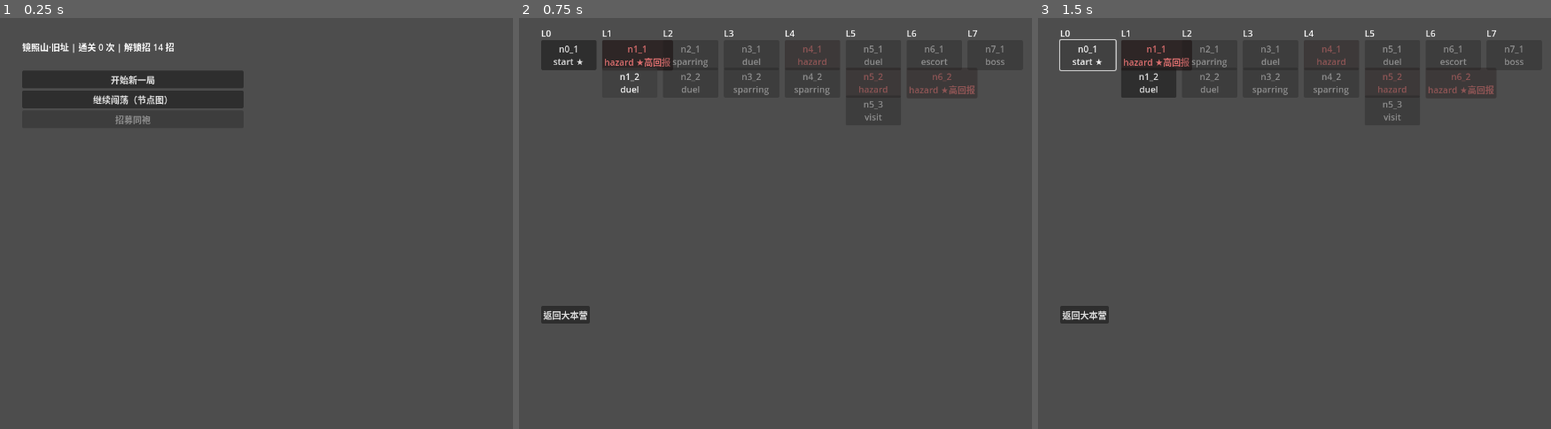
Above: before the commit, frames 1-3 (left to right).
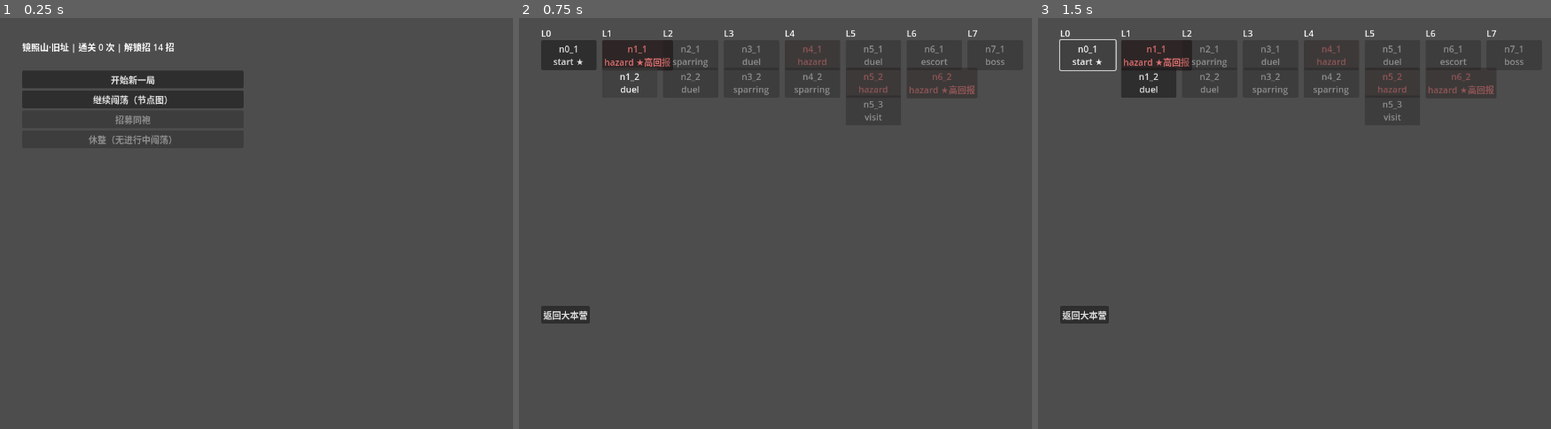
Above: after the commit, the same moments.

Repository: xieyj22/zhaizhao
Game: Godot game, scene res://src/scenes/hub/hub.tscn
Two runs of this game, one before a commit and one after it. Both use one fixed random seed, a clock stepped at 60 frames per second and the inputs below.
Inputs:
- Up to frame 1 (0.25 s): no input
- Up to frame 2 (0.75 s): click "开始新一局" at 0.5 s
- Up to frame 3 (1.5 s): click "n0_1 start ★" at 1.25 s

The runs differ from the first frame. In frame 1, 0.1% of the frame differs, in the area x 17-34%, y 28-31%; in frame 2, nothing differs; in frame 3, nothing differs.

Commit message:
feat(m4): hub 休整（镖局疗伤）实装 + RunFlow.rest 单一真源
T10c (Wave1 验收子任务): 把 harness 已建模的 _maybe_rest 满血休整机制
(每章 rest_cap_per_chapter=2 次满血) 提升为 RunFlow.rest 单一真源，
实装 hub 按钮让玩家手动走 4 章时与 harness 数据口径一致。

- src/meta/run_flow.gd:
  * 新增静态方法 rest(run, tuning) -> bool: 配额满/全员满血→false noop；
    roster 有损伤+配额可用→满血全员+rest_used++，返回 true
  * advance_chapter 末尾 run.rest_used = 0（rest_used 重置的唯一真源）

- src/playtest/meta_loop_harness.gd:
  * _maybe_rest 改为 thin wrapper 委托 RunFlow.rest（删重复回血逻辑）
  * run_one 删手动 run.rest_used=0 重置（advance_chapter 已负责）
  * 行为不变：test_meta_loop_harness 15 测全绿，30-seed 快照分布一致

- src/scenes/hub/hub.gd:
  * _btn_rest 镖局休整按钮（每章免费满血×2）
  * _can_rest/_rest_button_text/_on_rest（调 RunFlow.rest 单一真源）
  * _refresh_status 刷新按钮 text(剩余次数)/disabled
  * 免费休整（不耗 credit，与 harness 口径一致；credit 经济留后续 YAGNI）

- tests/test_run_flow.gd: +4 测（rest heals/noop-cap/noop-full/advance-resets）
- tests/test_hub.gd: 新建 +4 场景测（_on_rest 回血+按钮刷新/_can_rest 三态）

全量 319 测绿（311→319：+8 测）。

Diff:
--- a/src/meta/run_flow.gd
+++ b/src/meta/run_flow.gd
@@ -93,6 +93,27 @@
 	run.chapter_progress[next_chapter] = {"bosses_defeated": [], "nodes_visited": []}
 	run.current_chapter = next_chapter
 	run.current_node_id = ""   # 进新章回 hub（map 场景 _ready 调 place_at_chapter_start 重定位）
+	run.rest_used = 0   # 新章休整配额重置（rest_used 重置的唯一真源；T10c）
+
+## 镖局休整：每章 rest_cap_per_chapter 次满血恢复全员。配额用完或全员满血→不消耗。
+## 返回 true=已休整（回血+rest_used++），false=未休整（配额满或无损伤）。
+## rest_used 的重置唯一真源在 advance_chapter（进新章配额清零）。纯函数无 rng。
+static func rest(run: RunState, tuning: Tuning) -> bool:
+	if run.rest_used >= tuning.rest_cap_per_chapter:
+		return false
+	var need := false
+	for pd in run.player_roster:
+		if int(pd.get("hp", 0)) < int(pd.get("max_hp", 0)):
+			need = true
+			break
+	if not need:
+		return false
+	for i in range(run.player_roster.size()):
+		var pd: Dictionary = run.player_roster[i]
+		pd["hp"] = int(pd.get("max_hp", 0))
+		run.player_roster[i] = pd
+	run.rest_used += 1
+	return true
 
 ## permadeath：主角死 = 局结束（T4 §7.1：主角死亡→单 run 结束，meta 保留→回 hub）。
 ## battle.gd 战斗后据此判定回 hub（commit meta）还是回 map（继续）。
--- a/src/playtest/meta_loop_harness.gd
+++ b/src/playtest/meta_loop_harness.gd
@@ -48,12 +48,8 @@
 			return res
 		# 章末 boss 已败 → 推进或通关
 		if RunFlow.can_advance_chapter(run):
-			var ch_before := run.current_chapter
 			var prog_outcome: String = _progress_after_boss(run)
-			# 章节推进（advance 到新章）→ 重置本章休整配额（每章独立 rest_cap）
-			# 不塞进 _progress_after_boss（保持该 helper 纯决策，其 3 个测试不受影响）
-			if run.current_chapter != ch_before:
-				run.rest_used = 0
+			# 注：advance_chapter 末尾已重置 rest_used=0（T10c 单一真源），无需此处手动重置
 			if prog_outcome == "cleared":
 				# 章 4 掌门 yanwujiu 胜 = 通关（_progress_after_boss 已判定，未调 advance 防溢出）
 				res.outcome = "cleared"
@@ -86,27 +82,11 @@
 	res.chapter_reached = run.current_chapter
 	return res
 
-## 模拟玩家休整（复刻设计意图：每章 rest_cap_per_chapter 次满血休整）。
-## 战斗后若 roster 有损伤且本章休整未用完 → 满血恢复全员，rest_used++。
-## rest_used 在章节推进（advance）时由 run_one 重置（每章独立配额）。
-## 无 rng，确定性——不破坏 run_one 的 seeded 复现。
+## 模拟玩家休整（thin wrapper，委托 RunFlow.rest 单一真源——T10c）。
+## 行为不变：配额满或全员满血→noop；否则满血全员+rest_used++。
+## rest_used 重置由 RunFlow.advance_chapter 负责（唯一真源）。
 static func _maybe_rest(run: RunState, tuning: Tuning) -> void:
-	var cap: int = tuning.rest_cap_per_chapter
-	if run.rest_used >= cap:
-		return
-	var need := false
-	for pd in run.player_roster:
-		if int(pd.get("hp", 0)) < int(pd.get("max_hp", 0)):
-			need = true
-			break
-	if not need:
-		return
-	for i in range(run.player_roster.size()):
-		var pd: Dictionary = run.player_roster[i]
-		var mhp: int = int(pd.get("max_hp", 0))
-		pd["hp"] = mhp
-		run.player_roster[i] = pd
-	run.rest_used += 1
+	RunFlow.rest(run, tuning)
 
 ## boss 胜后的章节推进决策（run_one 内 can_advance_chapter 为 true 时调）。
 ## 返回 "cleared"（ch4 掌门 yanwujiu 胜=通关，调用方设 RunResult 并 return）或 ""（推进到下一章或仍在当章，循环继续）。
--- a/src/scenes/hub/hub.gd
+++ b/src/scenes/hub/hub.gd
@@ -4,6 +4,7 @@
 var _status: Label
 var _modifier_line: Label   # M3.5: 当局天象简述行
 var _btn_recruit: Button         # 招募同袍主按钮（刷新 disabled 用）
+var _btn_rest: Button             # 镖局休整（T10c：满血×rest_cap/章，免费）
 var _recruit_panel: VBoxContainer # 派系子按钮列表（展开/收起）
 
 func _ready() -> void:
@@ -36,6 +37,12 @@
 	_recruit_panel = VBoxContainer.new()
 	_recruit_panel.visible = false
 	root.add_child(_recruit_panel)
+	# —— T10c: 镖局休整（每章满血×rest_cap，免费）——
+	_btn_rest = Button.new()
+	_btn_rest.text = _rest_button_text()
+	_btn_rest.disabled = not _can_rest()
+	_btn_rest.pressed.connect(_on_rest)
+	root.add_child(_btn_rest)
 
 func _refresh_status() -> void:
 	var m := MetaSession.meta_state
@@ -50,6 +57,10 @@
 	# 招募按钮 disabled 跟随状态（从 map/battle 返 hub 时刷新）
 	if _btn_recruit != null:
 		_btn_recruit.disabled = not _can_recruit()
+	# T10c: 休整按钮 text/disabled 跟随 rest_used + roster 损伤
+	if _btn_rest != null:
+		_btn_rest.text = _rest_button_text()
+		_btn_rest.disabled = not _can_rest()
 
 ## M3.5: modifier_state → 中文简述（hook 反推；M4 可换 modifier_ids 反查 POOL 取 name/desc）。
 ## 用 hook 键而非 id（meta UI 展示的是「效果」而非「名字」，避免 meta 改 POOL 文案时此处失同步）。
@@ -122,6 +133,36 @@
 	_refresh_recruit_panel()
 	_refresh_status()   # 含 _btn_recruit.disabled 刷新
 
+## T10c: 镖局休整 gate——配额未满 且 roster 有损伤。
+func _can_rest() -> bool:
+	var run := MetaSession.current_run
+	if run == null:
+		return false
+	var cap: int = Tuning.new().rest_cap_per_chapter
+	if run.rest_used >= cap:
+		return false
+	for pd in run.player_roster:
+		if int(pd.get("hp", 0)) < int(pd.get("max_hp", 0)):
+			return true
+	return false
+
+## 休整按钮文案：显示剩余次数（cap - rest_used）。
+func _rest_button_text() -> String:
+	var run := MetaSession.current_run
+	if run == null:
+		return "休整（无进行中闯荡）"
+	var cap: int = Tuning.new().rest_cap_per_chapter
+	var left: int = maxi(0, cap - run.rest_used)
+	return "镖局休整（剩余 %d/%d）" % [left, cap]
+
+## 点「镖局休整」：调 RunFlow.rest 单一真源，刷新 UI（按钮 text/disabled 跟随）。
+func _on_rest() -> void:
+	var run := MetaSession.current_run
+	if run == null:
+		return
+	RunFlow.rest(run, Tuning.new())
+	_refresh_status()
+
 func _on_new_run() -> void:
 	var seed := 7
 	MetaSession.current_run = RunFactory.init_run(MetaSession.meta_state, seed)
--- /dev/null
+++ b/tests/test_hub.gd
@@ -0,0 +1,73 @@
+extends GutTest
+
+# T10c: hub 场景休整按钮集成测（_on_rest/_can_rest/按钮 text/disabled 跟随）。
+# 实例化 hub.tscn，set 一个带损伤 roster 的 current_run，验 _on_rest 回血 + 按钮刷新。
+# 用 := 让 GDScript 从 .tscn 根节点（Node2D + hub.gd）推断类型（复刻 test_battle_scene 模式）。
+
+func after_each():
+	# 兜底：重置 MetaSession 全局态，防跨测试泄漏
+	MetaSession.current_run = null
+
+func _injured_run() -> RunState:
+	# 合成带一个损伤主角的 current_run（hp=10 < max_hp=20，rest_used=0）
+	var run := RunFactory.init_run(MetaState.new_first_play(), 7)
+	run.player_roster = [{
+		"id":"protagonist","team":0,"hp":10,"max_hp":20,
+		"opening":0,"max_opening":6,"stance":0,"grid_pos":[1,3],
+		"facing":0,"guard_broken":false,"alive":true,
+		"kit_ids":["tongshi_jinda"],"is_protagonist":true,
+	}]
+	run.rest_used = 0
+	return run
+
+func test_can_rest_true_when_roster_injured_and_cap_available():
+	# 损伤 + 配额可用 → _can_rest true，按钮可点
+	var hub := preload("res://src/scenes/hub/hub.tscn").instantiate()
+	add_child(hub)
+	MetaSession.current_run = _injured_run()
+	hub._refresh_status()
+	assert_true(hub._can_rest(), "损伤+配额可用 → 可休整")
+	assert_false(hub._btn_rest.disabled, "按钮可点")
+	remove_child(hub)
+	hub.queue_free()
+
+func test_on_rest_heals_and_updates_button():
+	# _on_rest → 满血 + rest_used+1 + 按钮变 disabled（无损伤后不可再休整）
+	var hub := preload("res://src/scenes/hub/hub.tscn").instantiate()
+	add_child(hub)
+	MetaSession.current_run = _injured_run()
+	hub._refresh_status()
+	assert_false(hub._btn_rest.disabled, "休整前按钮可点")
+	hub._on_rest()
+	assert_eq(int(MetaSession.current_run.player_roster[0]["hp"]), 20, "休整后满血")
+	assert_eq(MetaSession.current_run.rest_used, 1, "rest_used+1")
+	# 满血后 _can_rest false → 按钮 disabled
+	assert_true(hub._btn_rest.disabled, "满血后按钮 disabled")
+	# 按钮文案反映剩余次数（cap=2，已用1 → 剩 1）
+	assert_true(hub._btn_rest.text.find("剩余 1/2") >= 0, "按钮文案显示剩余 1/2")
+	remove_child(hub)
+	hub.queue_free()
+
+func test_can_rest_false_when_no_run():
+	# 无 current_run → 不可休整
+	var hub := preload("res://src/scenes/hub/hub.tscn").instantiate()
+	add_child(hub)
+	MetaSession.current_run = null
+	hub._refresh_status()
+	assert_false(hub._can_rest(), "无进行中闯荡 → 不可休整")
+	assert_true(hub._btn_rest.disabled, "无 run 时按钮 disabled")
+	remove_child(hub)
+	hub.queue_free()
+
+func test_can_rest_false_when_cap_used():
+	# 配额用满 → 不可休整（即便有损伤）
+	var hub := preload("res://src/scenes/hub/hub.tscn").instantiate()
+	add_child(hub)
+	var run := _injured_run()
+	run.rest_used = 2   # cap=2 已用满
+	MetaSession.current_run = run
+	hub._refresh_status()
+	assert_false(hub._can_rest(), "配额用满 → 不可休整")
+	assert_true(hub._btn_rest.disabled, "配额满按钮 disabled")
+	remove_child(hub)
+	hub.queue_free()
--- a/tests/test_run_flow.gd
+++ b/tests/test_run_flow.gd
@@ -176,3 +176,50 @@
 	RunFlow.cull_dead_allies(run)
 	assert_eq(run.player_roster.size(), 1, "主角（死）保留——供 is_run_over 判定")
 	assert_true(RunFlow.is_run_over(run), "主角死 → 局结束（cull 后仍可判）")
+
+# —— T10c: 镖局休整（RunFlow.rest 单一真源）——
+# rest 语义：每章 rest_cap_per_chapter 次满血休整。配额满或全员满血→不消耗。
+
+func _rest_run(hp: int, max_hp: int, rest_used: int) -> RunState:
+	# 合成带一个主角的 roster（hp/max_hp/rest_used 可配）
+	var run := _run()
+	run.player_roster = [{
+		"id":"protagonist","team":0,"hp":hp,"max_hp":max_hp,
+		"opening":0,"max_opening":6,"stance":0,"grid_pos":[1,3],
+		"facing":0,"guard_broken":false,"alive":true,
+		"kit_ids":["tongshi_jinda"],"is_protagonist":true,
+	}]
+	run.rest_used = rest_used
+	return run
+
+func test_rest_heals_roster_and_increments_used():
+	# roster 损伤 + rest_used<cap → 满血 + rest_used+1，返回 true
+	var run := _rest_run(10, 20, 0)
+	var healed: bool = RunFlow.rest(run, Tuning.new())
+	assert_true(healed, "损伤+配额可用 → 已休整（true）")
+	assert_eq(int(run.player_roster[0]["hp"]), 20, "主角满血")
+	assert_eq(run.rest_used, 1, "rest_used +1")
+
+func test_rest_noop_when_cap_reached():
+	# rest_used==cap → 返回 false、hp 不变、rest_used 仍 cap
+	var run := _rest_run(10, 20, 2)   # cap=2 已用满
+	var healed: bool = RunFlow.rest(run, Tuning.new())
+	assert_false(healed, "配额用满 → 未休整（false）")
+	assert_eq(int(run.player_roster[0]["hp"]), 10, "配额满不回血")
+	assert_eq(run.rest_used, 2, "rest_used 不增")
+
+func test_rest_noop_when_full_hp():
+	# 满血 → 不消耗配额（无需休整），返回 false
+	var run := _rest_run(20, 20, 0)
+	var healed: bool = RunFlow.rest(run, Tuning.new())
+	assert_false(healed, "满血 → 未休整（false）")
+	assert_eq(int(run.player_roster[0]["hp"]), 20, "满血保持")
+	assert_eq(run.rest_used, 0, "满血不消耗配额")
+
+func test_advance_chapter_resets_rest_used():
+	# advance_chapter 末尾重置 rest_used=0（rest_used 重置的唯一真源）
+	var run := _run()
+	run.rest_used = 2   # 当章已用满
+	run.chapter_progress[1]["bosses_defeated"] = ["hailianzheng"]
+	RunFlow.advance_chapter(run)
+	assert_eq(run.rest_used, 0, "进新章 rest_used 重置 0（唯一真源）")
